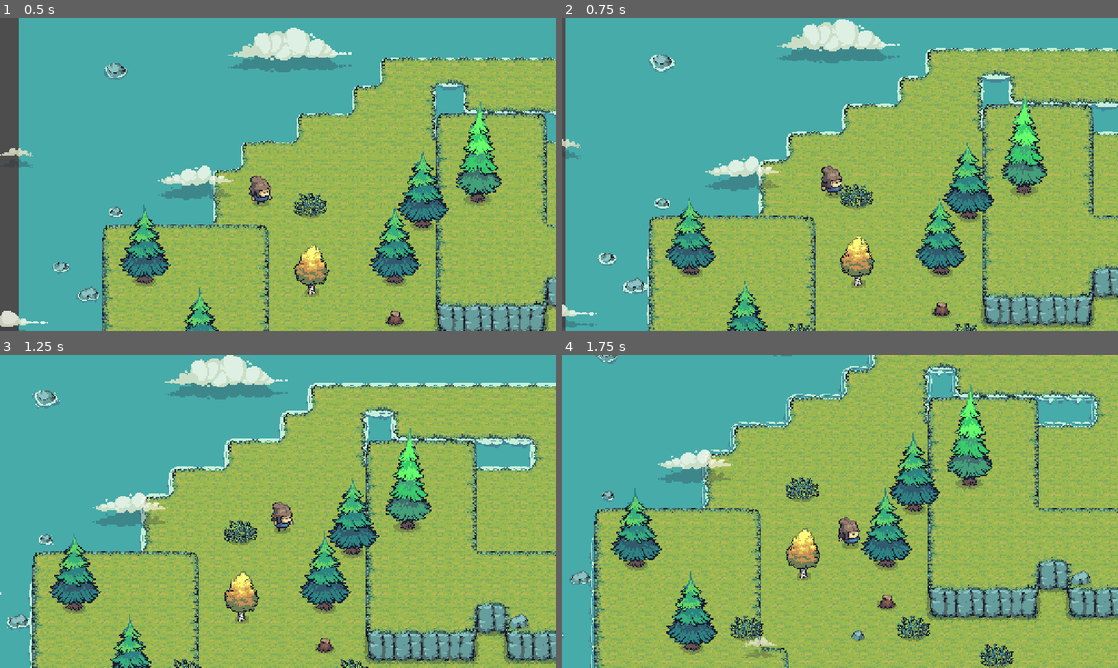
Above: before the commit, frames 1-4 (two rows, left to right).
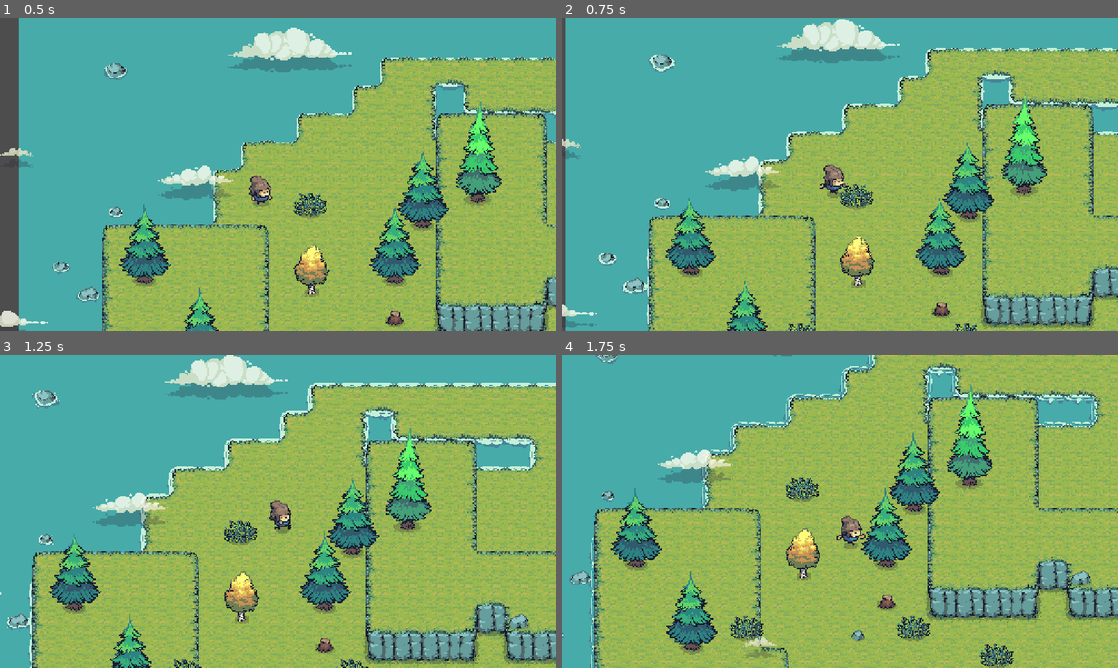
Above: after the commit, the same moments.

Repository: sqlimitless/Clipper
Game: Godot game, scene res://scenes/stage/stage1.tscn
Two runs of this game, one before a commit and one after it. Both use one fixed random seed, a clock stepped at 60 frames per second and the inputs below. This scene is started directly instead of the project's main scene.
Inputs (mouse positions are in pixels of both pictures, inside the frame that each line leads up to):
- Up to frame 1 (0.5 s): no input
- Up to frame 2 (0.75 s): tap Enter at 0.5 s; move the mouse to (962, 158) at 0.52 s; hold D (right) from 0.53 s (still down); click (962, 158) at 0.6 s
- Up to frame 3 (1.25 s): keep holding D (right)
- Up to frame 4 (1.75 s): move the mouse to (728, 527) at 1.27 s; release D (right) at 1.28 s; hold S (down) from 1.28 s (still down); tap Space (dodge) at 1.35 s

Frame 1 is identical in both runs. In frame 2, 0.2% of the frame differs, in the area x 46-52%, y 46-58%; in frame 3, 0.2%; in frame 4, 0.3%, in the area x 49-55%, y 51-62%.

Commit message:
feat: 이동 모션 추가

Diff:
--- a/scenes/player/player.gd
+++ b/scenes/player/player.gd
@@ -12,3 +12,8 @@
 
 	if input_dir.x != 0.0:
 		_sprite.flip_h = input_dir.x < 0.0
+
+	if input_dir != Vector2.ZERO:
+		_sprite.play("Run")
+	else:
+		_sprite.play("Idle")
--- a/scenes/player/player.tscn
+++ b/scenes/player/player.tscn
@@ -13,7 +13,7 @@
 [node name="AnimatedSprite2D" type="AnimatedSprite2D" parent="." unique_id=366982659]
 position = Vector2(-1, 29)
 sprite_frames = ExtResource("1_8afob")
-animation = &"Idle"
+animation = &"Run"
 autoplay = "Idle"
 offset = Vector2(0, -26.25)
 
--- a/scenes/player/player_frames.tres
+++ b/scenes/player/player_frames.tres
@@ -1,6 +1,7 @@
 [gd_resource type="SpriteFrames" format=3 uid="uid://dg3yvgv8y5cd6"]
 
 [ext_resource type="Texture2D" uid="uid://bhd5yokw55m83" path="res://assets/player/Pawn_Idle.png" id="1_0jwo2"]
+[ext_resource type="Texture2D" uid="uid://bhp3rer2tkkeg" path="res://assets/player/Pawn_Run.png" id="2_p5pxb"]
 
 [sub_resource type="AtlasTexture" id="AtlasTexture_dovo2"]
 atlas = ExtResource("1_0jwo2")
@@ -34,6 +35,30 @@
 atlas = ExtResource("1_0jwo2")
 region = Rect2(1344, 0, 192, 192)
 
+[sub_resource type="AtlasTexture" id="AtlasTexture_p5pxb"]
+atlas = ExtResource("2_p5pxb")
+region = Rect2(0, 0, 192, 192)
+
+[sub_resource type="AtlasTexture" id="AtlasTexture_rcy1r"]
+atlas = ExtResource("2_p5pxb")
+region = Rect2(192, 0, 192, 192)
+
+[sub_resource type="AtlasTexture" id="AtlasTexture_w83r5"]
+atlas = ExtResource("2_p5pxb")
+region = Rect2(384, 0, 192, 192)
+
+[sub_resource type="AtlasTexture" id="AtlasTexture_82s38"]
+atlas = ExtResource("2_p5pxb")
+region = Rect2(576, 0, 192, 192)
+
+[sub_resource type="AtlasTexture" id="AtlasTexture_2hr4x"]
+atlas = ExtResource("2_p5pxb")
+region = Rect2(768, 0, 192, 192)
+
+[sub_resource type="AtlasTexture" id="AtlasTexture_xcrau"]
+atlas = ExtResource("2_p5pxb")
+region = Rect2(960, 0, 192, 192)
+
 [resource]
 animations = [{
 "frames": [{
@@ -64,4 +89,27 @@
 "loop": true,
 "name": &"Idle",
 "speed": 8.0
+}, {
+"frames": [{
+"duration": 1.0,
+"texture": SubResource("AtlasTexture_p5pxb")
+}, {
+"duration": 1.0,
+"texture": SubResource("AtlasTexture_rcy1r")
+}, {
+"duration": 1.0,
+"texture": SubResource("AtlasTexture_w83r5")
+}, {
+"duration": 1.0,
+"texture": SubResource("AtlasTexture_82s38")
+}, {
+"duration": 1.0,
+"texture": SubResource("AtlasTexture_2hr4x")
+}, {
+"duration": 1.0,
+"texture": SubResource("AtlasTexture_xcrau")
+}],
+"loop": true,
+"name": &"Run",
+"speed": 6.0
 }]
Binary file added: assets/player/Pawn_Run.png
Not shown, added: assets/player/Pawn_Run.png.import
